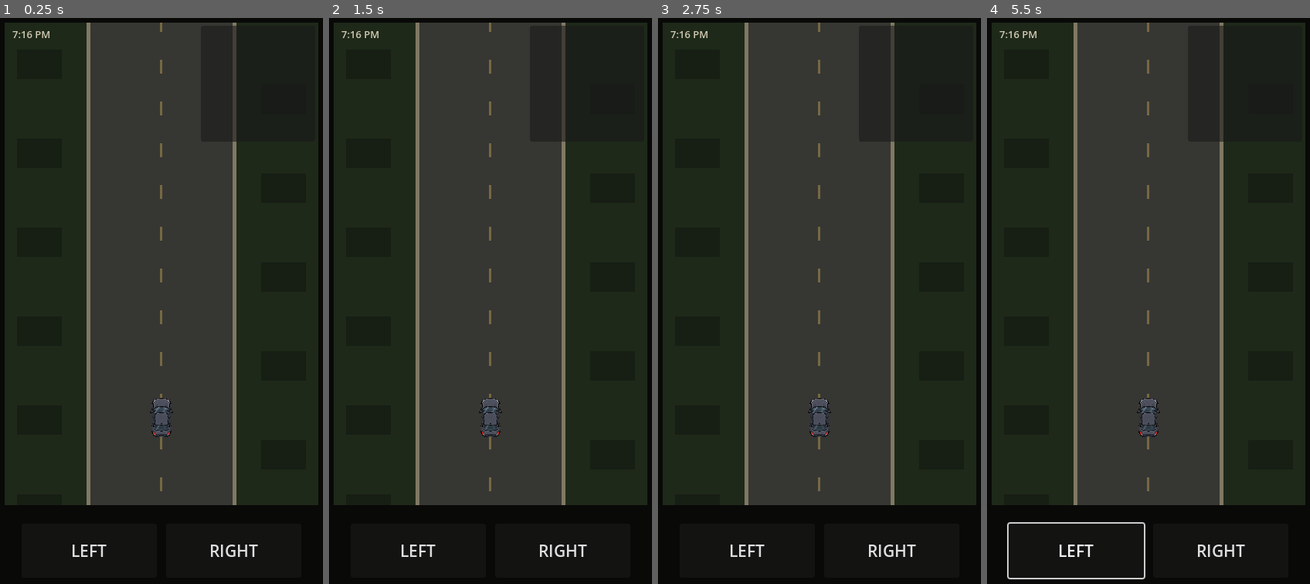
Above: before the commit, frames 1-4 (left to right).
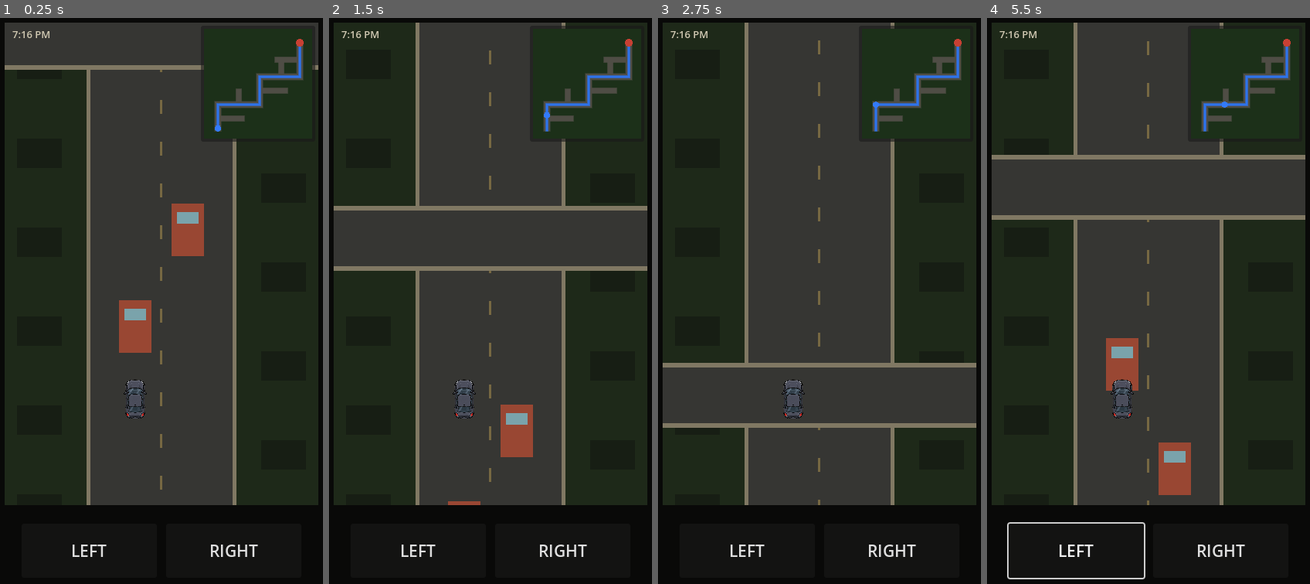
Above: after the commit, the same moments.

Repository: patrickcallahancomedy/comedian
Game: Godot game, scene res://scenes/drive/drive_module.tscn
The game is run twice, just before and just after one commit, with the same random seed, the same clock (stepped at 60 frames per second) and the same inputs. This scene is started directly instead of the project's main scene.
Inputs (mouse positions are in pixels of both pictures, inside the frame that each line leads up to):
- Up to frame 1 (0.25 s): no input
- Up to frame 2 (1.5 s): tap Enter (ui_accept) at 0.5, 0.77 s; move the mouse to (564, 278) at 0.52 s; hold Right 0.53-1.25 s; click (564, 278) at 0.67 s; drag from (422, 340) to (474, 425) at 1.27 s
- Up to frame 3 (2.75 s): move the mouse to (851, 176) at 2.02 s; hold Right from 2.03 s (still down)
- Up to frame 4 (5.5 s): release Right at 2.75 s; click "LEFT" at 2.75 s; drag from (1132, 425) to (1048, 221) at 3.52 s; click "RIGHT" at 4.25 s; move the mouse to (1248, 397) at 5.02 s; hold Left from 5.03 s (still down); tap Enter (ui_accept) at 5.27 s

The runs differ from the first frame. In frame 1, 6.3% of the frame differs, in the area x 1-99%, y 0-84%; in frame 2, 9.8%; in frame 3, 8.9%; in frame 4, 11%, in the area x 1-99%, y 0-87%.
Error before the commit: Parse Error: Could not resolve external class member "ROUTE". (res://scripts/drive/drive_module.gd:206)

Commit message:
Fix DRIVE minimap route data for Godot 4.7

Diff:
--- a/godot/scripts/drive/drive_minimap.gd
+++ b/godot/scripts/drive/drive_minimap.gd
@@ -6,7 +6,7 @@
 ## This is intentionally simple and fully visible from the start. The player
 ## glances here to remember the next turn while the local road view stays close.
 
-const ROUTE := PackedVector2Array([
+static var ROUTE: PackedVector2Array = PackedVector2Array([
 	Vector2(18, 132),
 	Vector2(18, 98),
 	Vector2(72, 98),
@@ -15,7 +15,7 @@
 	Vector2(124, 18),
 ])
 
-const EXTRA_ROADS := [
+static var EXTRA_ROADS: Array[PackedVector2Array] = [
 	PackedVector2Array([Vector2(18, 116), Vector2(52, 116)]),
 	PackedVector2Array([Vector2(45, 98), Vector2(45, 78)]),
 	PackedVector2Array([Vector2(72, 80), Vector2(108, 80)]),
